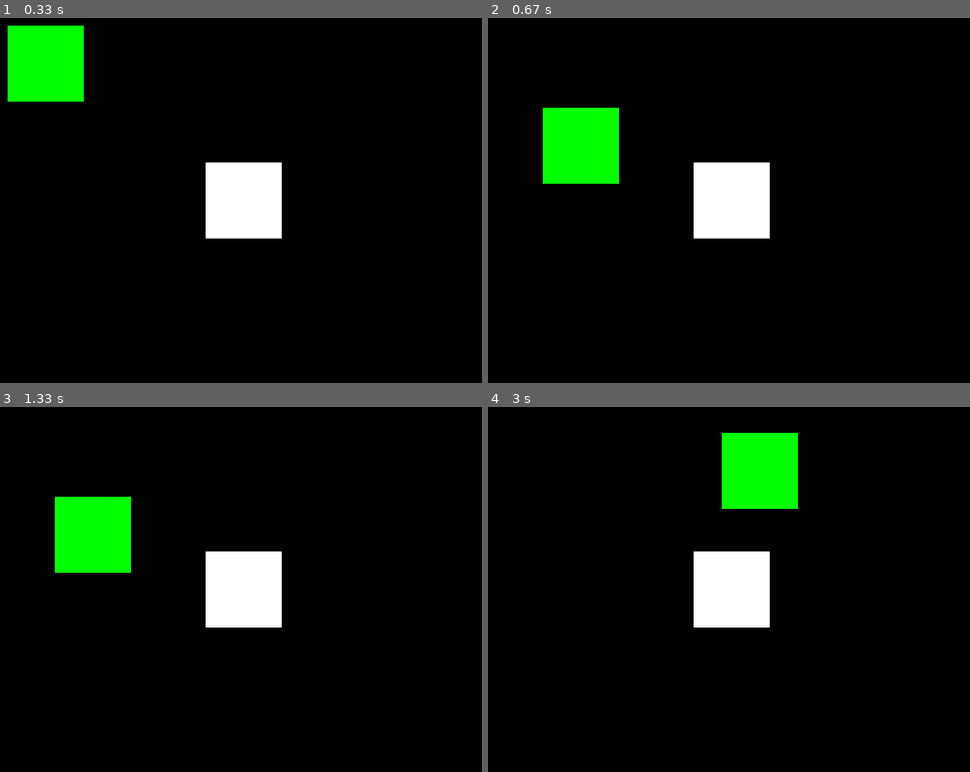
Above: before the commit, frames 1-4 (two rows, left to right).
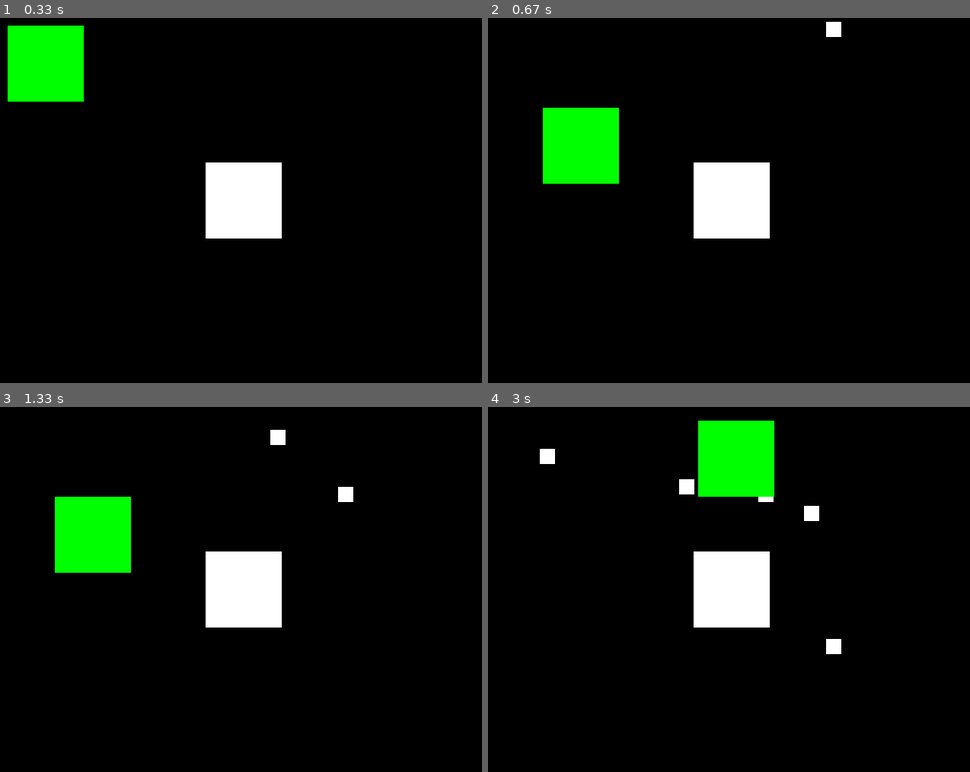
Above: after the commit, the same moments.

Repository: pyGuru123/pygame-quickies
Game: pygame game, started from Collision Detection/aabb_rect.py
Two runs of this game, one before a commit and one after it. Both use one fixed random seed, a clock stepped at 60 frames per second and the inputs below.
Inputs (mouse positions are in pixels of both pictures, inside the frame that each line leads up to):
- Up to frame 1 (0.33 s): no input
- Up to frame 2 (0.67 s): press the mouse at (531, 61) at 0.37 s; move the mouse to (555, 105) at 0.47 s; release the mouse at (579, 145) at 0.6 s
- Up to frame 3 (1.33 s): no input
- Up to frame 4 (3 s): press the mouse at (579, 534) at 1.7 s; move the mouse to (656, 498) at 1.8 s; release the mouse at (738, 458) at 1.93 s; press the mouse at (738, 458) at 2.03 s; move the mouse to (729, 589) at 2.13 s; release the mouse at (719, 720) at 2.27 s; press the mouse at (738, 458) at 2.87 s; move the mouse to (757, 472) at 2.97 s

Frame 1 is identical in both runs. In frame 2, 0.1% of the frame differs, in the area x 70-74%, y 1-6%; in frame 3, 0.3%; in frame 4, 3.3%, in the area x 10-74%, y 3-68%.

Commit message:
updated aabb

Diff:
--- a/Collision Detection/aabb_rect.py
+++ b/Collision Detection/aabb_rect.py
@@ -4,10 +4,14 @@
 # 2 rectangles whose axis are aligned. means their is no rotation.
 
 import pygame
+import random
 
 pygame.init()
 WIDTH, HEIGHT = 640, 480
 win = pygame.display.set_mode((WIDTH, HEIGHT))
+
+clock = pygame.time.Clock()
+FPS = 30
 
 rect1 = pygame.Rect(10, 10, 100, 100)
 rect2 = pygame.Rect(WIDTH//2-50, HEIGHT//2-50, 100, 100)
@@ -28,6 +32,10 @@
 collision = False
 pos = None
 last = None
+
+rect_group = []
+counter = 0
+relx = rely = 0
 
 running = True
 while running:
@@ -61,10 +69,19 @@
 			clicked = False
 			last = None
 
+	counter += 1
+	if counter % 15 == 0:
+		rect = pygame.Rect(random.randint(0, WIDTH-20), -20, 20, 20)
+		rect_group.append(rect)
 
+	for rect in rect_group:
+		if not aabb(rect2, rect, relx, rely):
+			rect.y += 5
+		pygame.draw.rect(win, WHITE, rect)
 
 	pygame.draw.rect(win, GREEN, rect1)
 	pygame.draw.rect(win, WHITE, rect2)
 
+	clock.tick(FPS)
 	pygame.display.update()
 pygame.quit()
